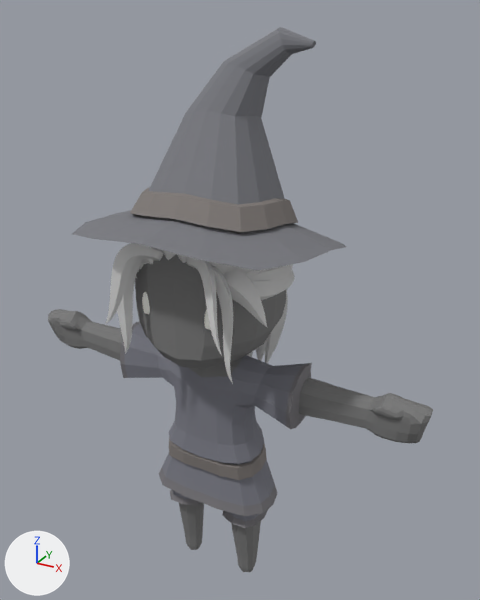
The glTF model client/public/assets/characters/Witch.glb: old version first, new version second.
Camera for both pictures: a 50 mm camera at (0.584, -0.961, 1.12) aimed at (0.024, 0.058, 0.611). Every picture has the same lights, and +X, +Y and +Z are marked at lower left. The older version comes first. Where no turn or scale is listed for an object, it has been applied to the vertices. Vertices at exactly the same position are counted once.

In view in the first picture: 'Body'.
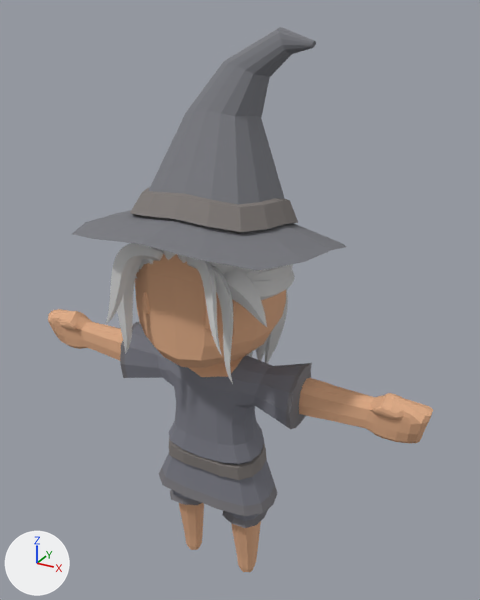
What differs and where, as boxes (x1, y1, x2, y2) in the pictures (480 x 600 px):
part 1 of me_mesh_0, recoloured
    both: (48, 254, 433, 572)
part 2 of me_mesh_0, recoloured
    both: (142, 292, 211, 330)

Diff of the bpy script that builds the scene:
```diff
--- a/client/public/assets/characters/Witch.glb.py
+++ b/client/public/assets/characters/Witch.glb.py
@@ me_mesh_0 @@
 me_mesh_0.from_pydata(...)  # 3600 vertices, 7062 faces; spans x -0.414..0.414, y -0.206..0.229, z -0.005..1.092
 # used by ob_body; location = (0.0, 0.0, 0.0)
+# me_mesh_0 part 1: 1298 faces centred in x -0.413..0.413, y -0.124..0.124, z -0.003..0.792 are repainted in the vertex colours; the middle colour goes from grey #797979 to beige #e0ac86
+# me_mesh_0 part 2: 160 faces centred in x -0.072..0.072, y -0.124..-0.104, z 0.632..0.674 are repainted in the vertex colours; the middle colour goes from white #fffff9 to beige #e8b28b
 me_mesh_0.materials.append(mat_material_0)
```
